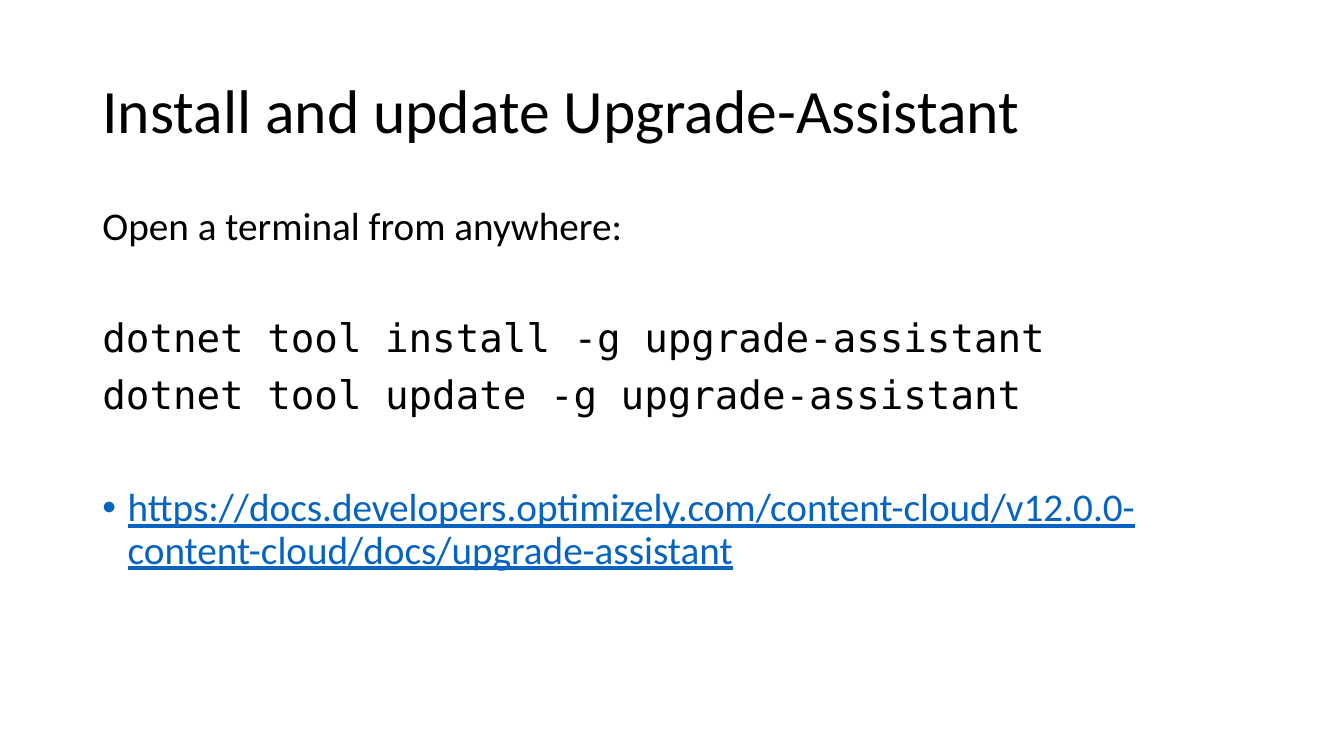
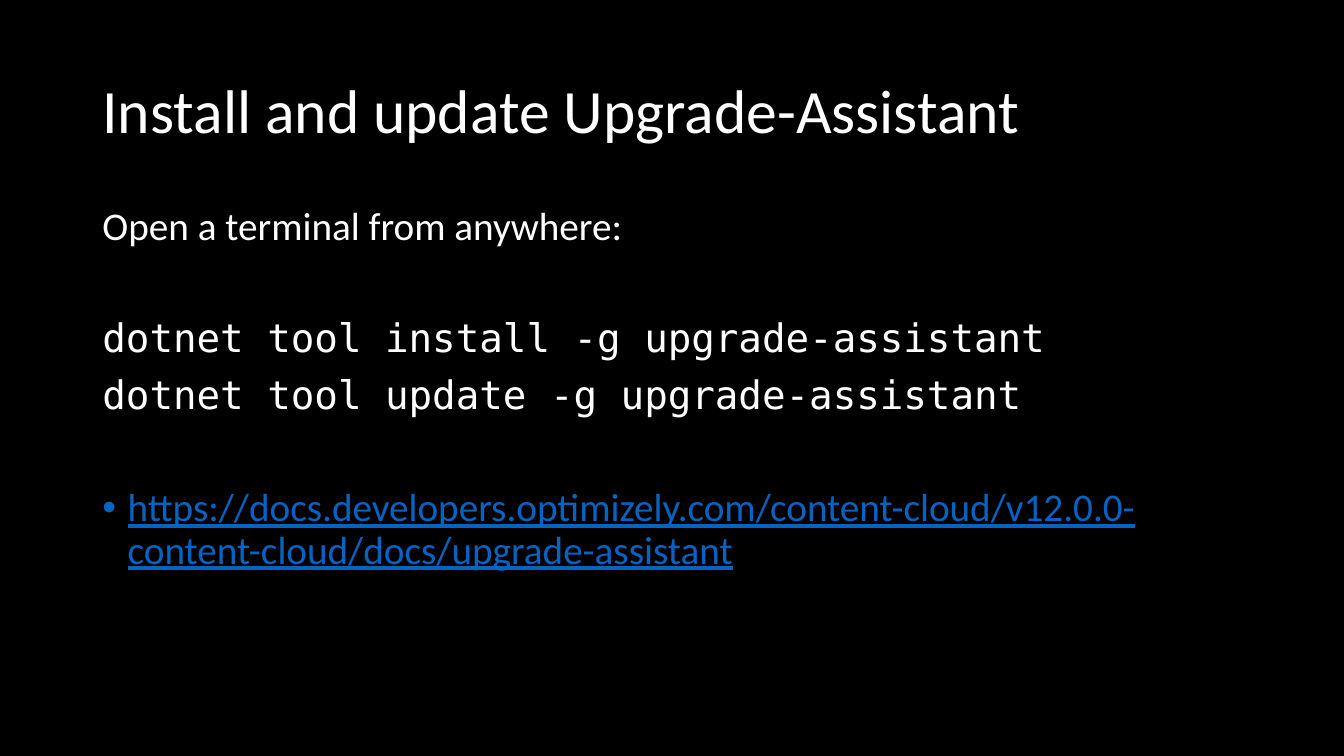
Before and after one commit to DrewNull/optimizely-cms12-upgrade, a slide deck: slide 19 of Presentation--Upgrading-to-CMS-12-and-Commerce-14.pptx. Drawn at 1344x756 pixels with LibreOffice and Linux fonts; fonts in the diff are those of the drawing. Boxes give left, top, right and bottom in pixels: in the first picture for what was removed or moved away, otherwise in the second. Text is boxed around its words. In the diff, an @@ line names an element or a change of style, - is before the commit and + after.

```diff
--- a/Presentation--Upgrading-to-CMS-12-and-Commerce-14.pptx
+++ b/Presentation--Upgrading-to-CMS-12-and-Commerce-14.pptx
@@ background #FFFFFF to #000000 @@
@@ title "Install and update Upgrade-Assistant" at box(102, 90, 1019, 144): text colour #000000 to #FFFFFF @@
@@ text at box(102, 212, 1045, 418): text colour #000000 to #FFFFFF in "Open a terminal from anywhere:", "dotnet tool install -g upgrade-assistant", "dotnet tool update -g upgrade-assistant" @@
```
Also in this commit, not shown: 44 other slides changed, 2 slides added, 2 slides removed, 1 other file.
